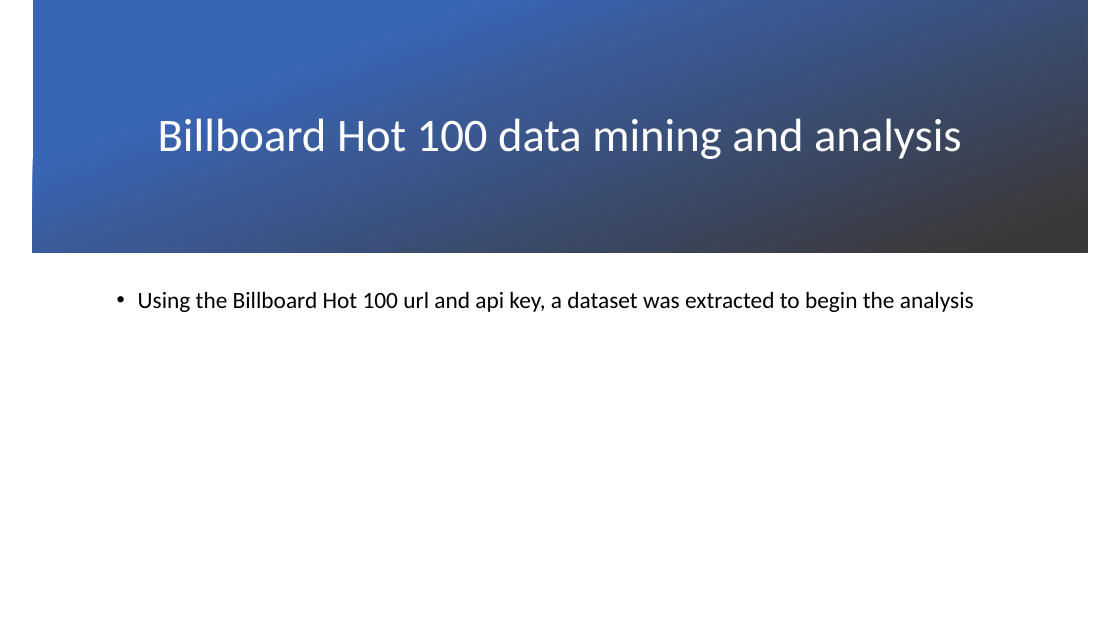
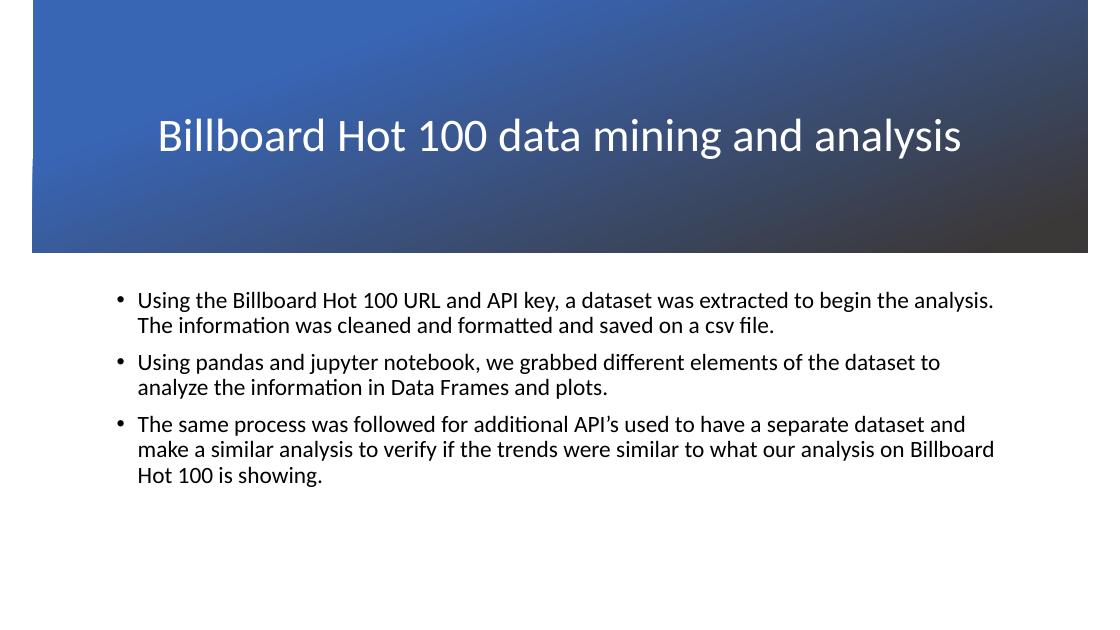
Before and after one commit to c-l-nguyen/hayleys-cosmic-songs, a slide deck: slide 4 of Presentation draft.pptx. Drawn at 1120x630 pixels with LibreOffice and Linux fonts; fonts in the diff are those of the drawing; background and template pictures are left out. Boxes give left, top, right and bottom in pixels: in the first picture for what was removed or moved away, otherwise in the second. Text is boxed around its words. In the diff, an @@ line names an element or a change of style, - is before the commit and + after.

```diff
--- a/Presentation draft.pptx
+++ b/Presentation draft.pptx
@@ text at box(138, 291, 995, 487): text changed @@
-• Using the Billboard Hot 100 url and api key, a dataset was extracted to begin the analysis
+• Using the Billboard Hot 100 URL and API key, a dataset was extracted to begin the analysis. The information was cleaned and formatted and saved on a csv file.
+• Using pandas and jupyter notebook, we grabbed different elements of the dataset to analyze the information in Data Frames and plots.
+• The same process was followed for additional API’s used to have a separate dataset and make a similar analysis to verify if the trends were similar to what our analysis on Billboard Hot 100 is showing.
```
Also in this commit, not shown: 1 other slide changed, 3 slides added, 3 slides removed.
